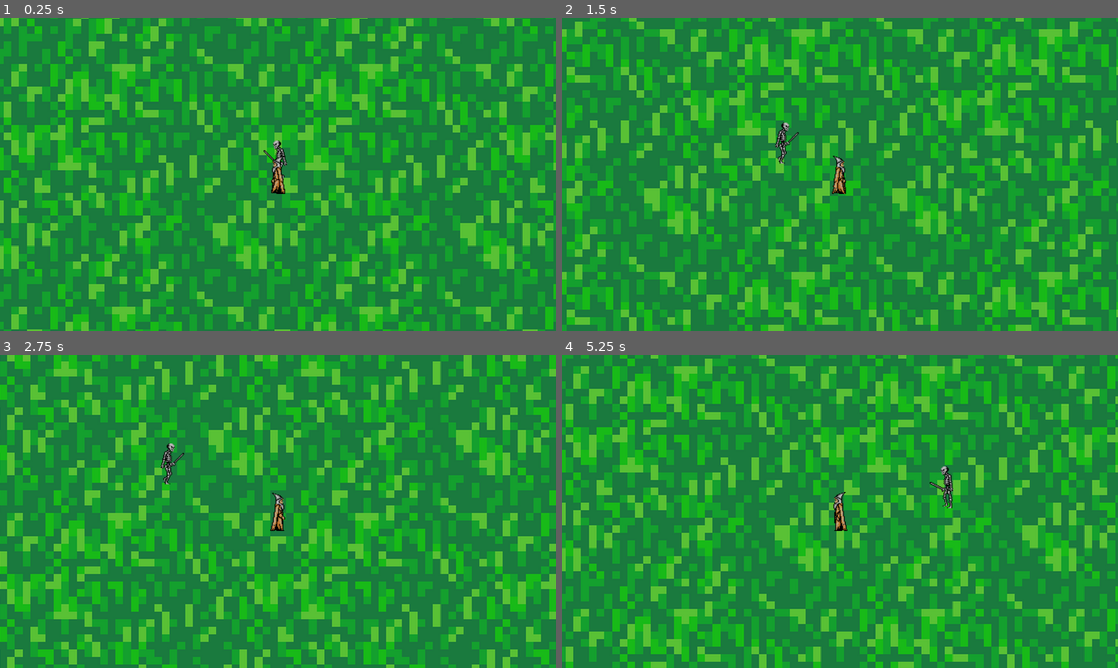
Above: before the commit, frames 1-4 (two rows, left to right).
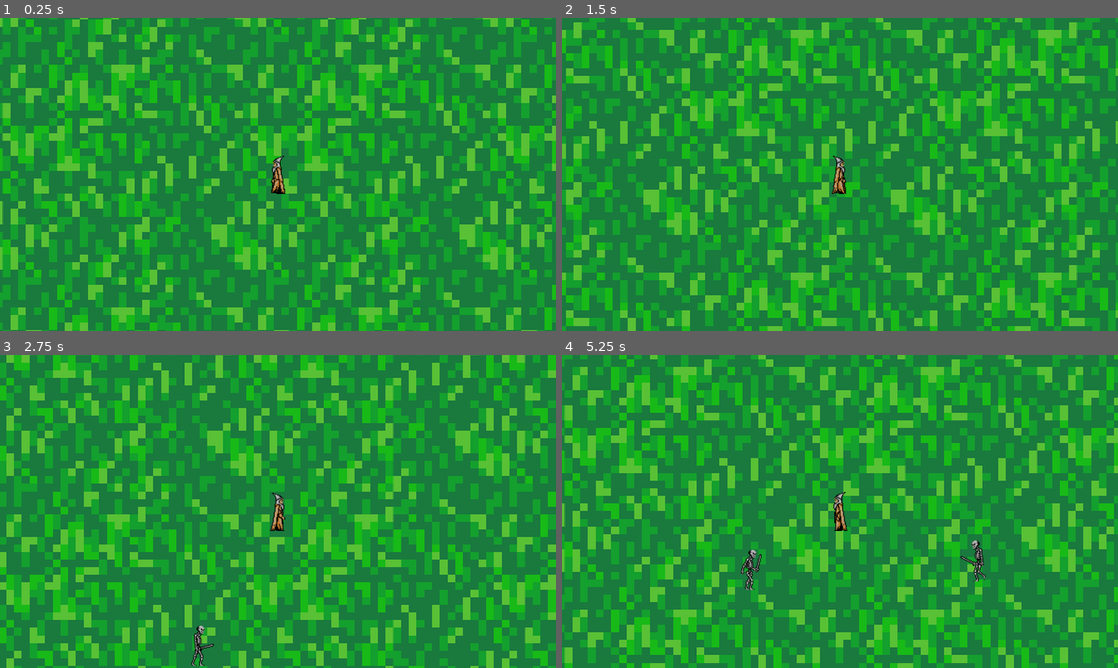
Above: after the commit, the same moments.

Repository: ciniseb/Les-gens-qui-font-un-jeu
Game: Godot game, scene res://mondeTest.tscn
Two runs of this game, one before a commit and one after it. Both use one fixed random seed, a clock stepped at 60 frames per second and the inputs below.
Inputs:
- Up to frame 1 (0.25 s): no input
- Up to frame 2 (1.5 s): hold D (right) 0.53-1.28 s; hold S (down) from 1.28 s (still down)
- Up to frame 3 (2.75 s): release S (down) at 2.03 s; hold D (right) from 2.03 s (still down)
- Up to frame 4 (5.25 s): release D (right) at 2.78 s; hold W (up) 2.78-3.53 s; hold A (left) 3.53-5.03 s; hold S (down) from 5.03 s (still down)

The runs differ from the first frame. In frame 1, 14% of the frame differs, in the area x 0-100%, y 0-100%; in frame 2, 14%; in frame 3, 14%; in frame 4, 15%.

Commit message:
yes

Diff:
--- a/Jérôme le magicien/mondeTest.tscn
+++ b/Jérôme le magicien/mondeTest.tscn
@@ -2,7 +2,7 @@
 
 [ext_resource type="Texture2D" uid="uid://dd01vm1000807" path="res://texture/IT3rsY.png" id="1_rr724"]
 [ext_resource type="PackedScene" uid="uid://y4g58x0xnwoj" path="res://joueur/joueur.tscn" id="2_va624"]
-[ext_resource type="PackedScene" uid="uid://bdhvvy5n3cluq" path="res://sources/mob/skeleton/skeleton.tscn" id="3_2br4m"]
+[ext_resource type="PackedScene" uid="uid://b8bbdnpldquw7" path="res://sources/spawner/enemy_spawner.tscn" id="3_nfdqq"]
 
 [node name="monde" type="Node2D"]
 z_as_relative = false
@@ -12,6 +12,7 @@
 z_index = -99
 texture_filter = 1
 texture_repeat = 2
+position = Vector2(-1, 1)
 scale = Vector2(0.821763, 0.803899)
 texture = ExtResource("1_rr724")
 region_enabled = true
@@ -21,5 +22,4 @@
 z_as_relative = true
 y_sort_enabled = false
 
-[node name="Skeleton" parent="." instance=ExtResource("3_2br4m")]
-position = Vector2(-3, -33)
+[node name="EnemySpawner" parent="." instance=ExtResource("3_nfdqq")]
--- /dev/null
+++ b/Jérôme le magicien/sources/spawn_info.gd
@@ -0,0 +1,11 @@
+extends Resource
+
+class_name Spawn_info
+
+@export var time_start:int
+@export var time_end:int
+@export var enemy:Resource
+@export var enemy_num:int
+@export var enemy_spawn_delay:int
+
+@export var spawn_delay_counter:int
--- a/Jérôme le magicien/sources/spawner/enemy_spawner.gd
+++ b/Jérôme le magicien/sources/spawner/enemy_spawner.gd
@@ -1,11 +1,54 @@
 extends Node2D
 
+@export var spawns: Array[Spawn_info] = []
 
-# Called when the node enters the scene tree for the first time.
-func _ready():
-	pass # Replace with function body.
+@onready var joueur = get_tree().get_first_node_in_group("joueur")
 
+var time = 0
 
-# Called every frame. 'delta' is the elapsed time since the previous frame.
-func _process(delta):
-	pass
+func _on_timer_timeout():
+	time += 1
+	var enemy_spawns = spawns
+	# a changer pour opti pcq jesus que c'est pas optimal (faire un
+	for i in enemy_spawns:
+		if time > i.time_start and time <= i.time_end:
+			if i.spawn_delay_counter < i.enemy_spawn_delay:
+				i.spawn_delay_counter += 1
+			else:
+				i.spawn_delay_counter = 0
+				var new_enemy = load(str(i.enemy.resource_path))
+				# Spawn le nombre d'enemy donnée dans la variable
+				for j in i.enemy_num:
+					var enemy_spawn = new_enemy.instantiate()
+					enemy_spawn.global_position = get_random_position()
+					add_child(enemy_spawn)
+
+func get_random_position():
+	# vpr = viewport rect
+	var vpr = get_viewport_rect().size * randf_range(1.1, 1.4)
+	var top_left = Vector2(joueur.global_position.x - vpr.x/2, joueur.global_position.y - vpr.y/2)
+	var top_right = Vector2(joueur.global_position.x + vpr.x/2, joueur.global_position.y - vpr.y/2)
+	var bottom_left = Vector2(joueur.global_position.x - vpr.x/2, joueur.global_position.y + vpr.y/2)
+	var bottom_right = Vector2(joueur.global_position.x + vpr.x/2, joueur.global_position.y + vpr.y/2)
+
+	var pos_side = ["up", "down", "right", "left"].pick_random()
+	var spawn_pos1 =  Vector2.ZERO
+	var spawn_pos2 = Vector2.ZERO
+
+	match pos_side:
+		"up":
+			spawn_pos1 = top_left
+			spawn_pos2 = top_right
+		"down":
+			spawn_pos1 = bottom_left
+			spawn_pos2 = bottom_right
+		"left":
+			spawn_pos1 = top_left
+			spawn_pos2 = bottom_left
+		"right":
+			spawn_pos1 = top_right
+			spawn_pos2 = bottom_right
+
+	var x_spawn = randf_range(spawn_pos1.x, spawn_pos2.x)
+	var y_spawn = randf_range(spawn_pos1.y, spawn_pos2.y)
+	return Vector2(x_spawn, y_spawn)
--- a/Jérôme le magicien/sources/spawner/enemy_spawner.tscn
+++ b/Jérôme le magicien/sources/spawner/enemy_spawner.tscn
@@ -1,5 +1,32 @@
-[gd_scene format=3 uid="uid://b8bbdnpldquw7"]
+[gd_scene load_steps=6 format=3 uid="uid://b8bbdnpldquw7"]
+
+[ext_resource type="Script" path="res://sources/spawner/enemy_spawner.gd" id="1_x5uny"]
+[ext_resource type="Script" path="res://sources/spawn_info.gd" id="2_cnhop"]
+[ext_resource type="PackedScene" uid="uid://bdhvvy5n3cluq" path="res://sources/mob/skeleton/skeleton.tscn" id="2_gpr8e"]
+
+[sub_resource type="Resource" id="Resource_5616g"]
+script = ExtResource("2_cnhop")
+time_start = 0
+time_end = 5
+enemy = ExtResource("2_gpr8e")
+enemy_num = 1
+enemy_spawn_delay = 1
+spawn_delay_counter = 0
+
+[sub_resource type="Resource" id="Resource_q1qoj"]
+script = ExtResource("2_cnhop")
+time_start = 5
+time_end = 60
+enemy = ExtResource("2_gpr8e")
+enemy_num = 5
+enemy_spawn_delay = 2
+spawn_delay_counter = 0
 
 [node name="EnemySpawner" type="Node2D"]
+script = ExtResource("1_x5uny")
+spawns = Array[ExtResource("2_cnhop")]([SubResource("Resource_5616g"), SubResource("Resource_q1qoj")])
 
 [node name="Timer" type="Timer" parent="."]
+autostart = true
+
+[connection signal="timeout" from="Timer" to="." method="_on_timer_timeout"]
